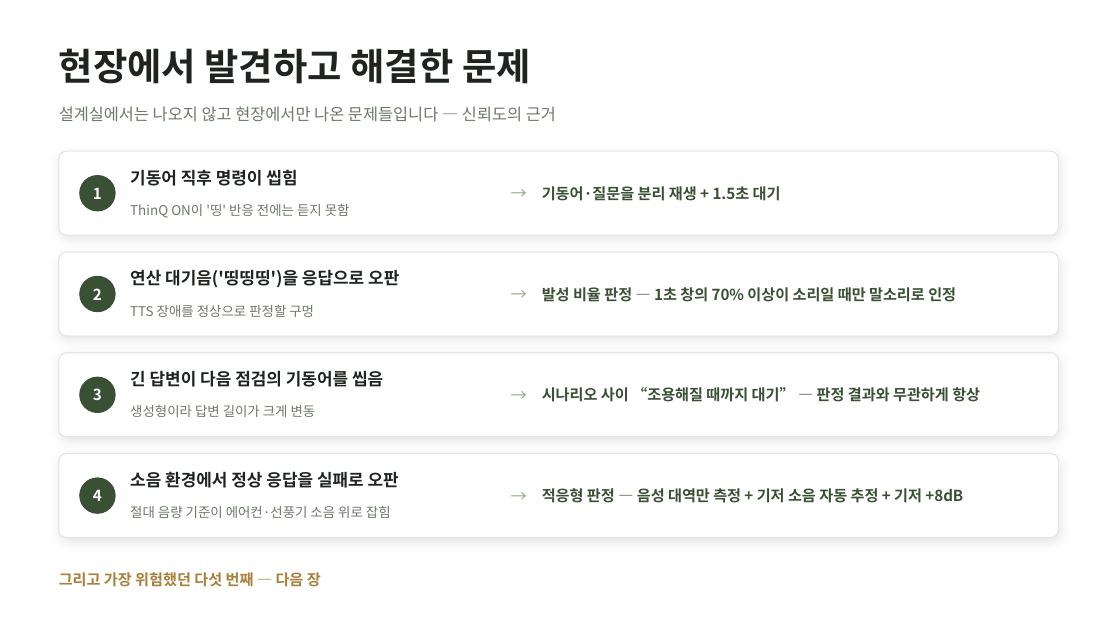
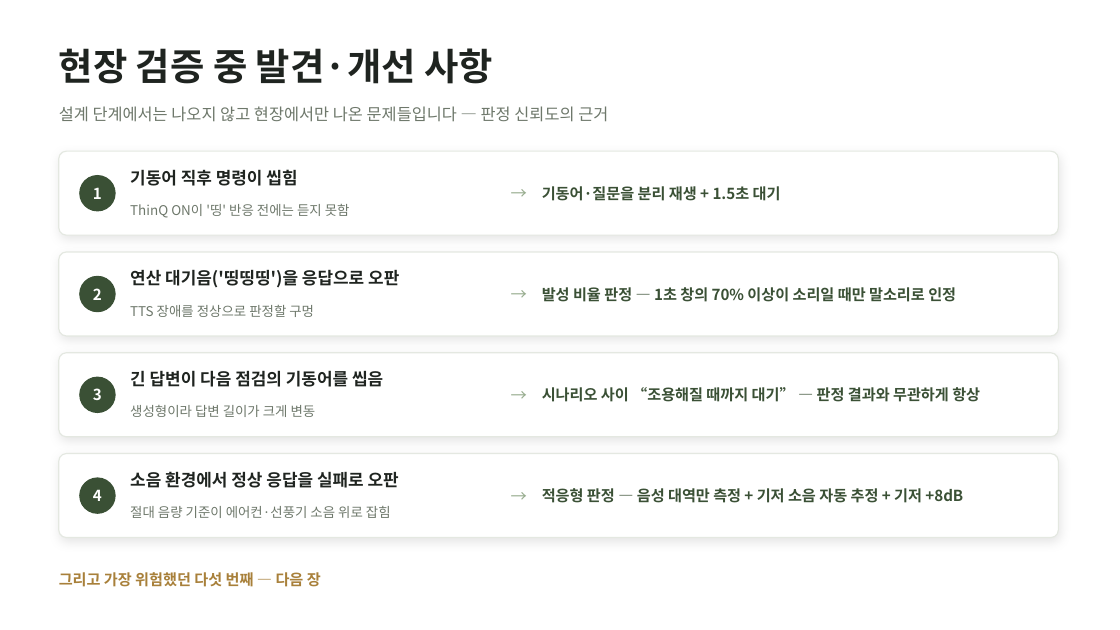
Before and after one commit to wonseok0415/wonseok-lab, a slide deck: slide 9 of thinqreal/fieldcheck/FieldCheck_진행보고_20260802.pptx. Drawn at 1120x630 pixels with LibreOffice and Linux fonts; fonts in the diff are those of the drawing. Boxes give left, top, right and bottom in pixels: in the first picture for what was removed or moved away, otherwise in the second. Text is boxed around its words. In the diff, an @@ line names an element or a change of style, - is before the commit and + after.

```diff
--- a/thinqreal/fieldcheck/FieldCheck_진행보고_20260802.pptx
+++ b/thinqreal/fieldcheck/FieldCheck_진행보고_20260802.pptx
@@ text at [59, 48, 493, 84]: text changed @@
-현장에서 발견하고 해결한 문제
+현장 검증 중 발견·개선 사항
@@ text at [59, 106, 608, 122]: text changed @@
-설계실에서는 나오지 않고 현장에서만 나온 문제들입니다 — 신뢰도의 근거
+설계 단계에서는 나오지 않고 현장에서만 나온 문제들입니다 — 판정 신뢰도의 근거
```
Also in this commit, not shown: 11 other slides changed, 4 other files.
